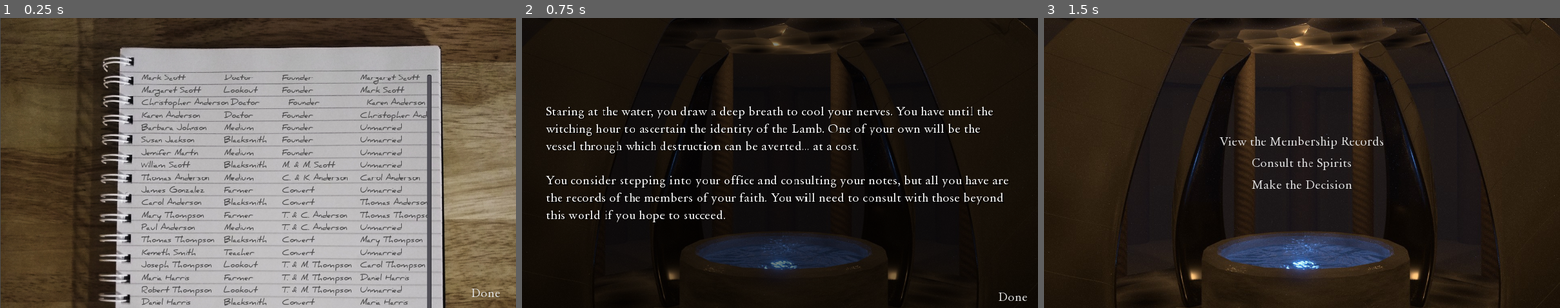
Above: before the commit, frames 1-3 (left to right).
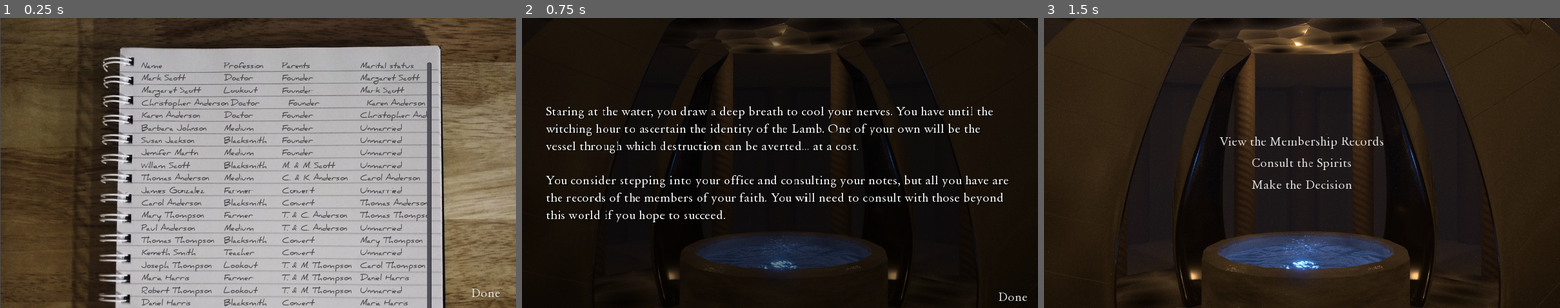
Above: after the commit, the same moments.

Repository: KenYam-Phoenix/finding-the-lamb
Game: Godot game, scene res://scenes/MemberList.tscn
Two runs of this game, one before a commit and one after it. Both use one fixed random seed, a clock stepped at 60 frames per second and the inputs below. This scene is started directly instead of the project's main scene.
Inputs:
- Up to frame 1 (0.25 s): no input
- Up to frame 2 (0.75 s): click "Done" at 0.5 s
- Up to frame 3 (1.5 s): click "Done" at 1.25 s

The runs differ from the first frame. In frame 1, 3.6% of the frame differs, in the area x 27-84%, y 15-100%; in frame 2, nothing differs; in frame 3, nothing differs.

Commit message:
Add header row to member list

Diff:
--- a/scenes/MemberList.tscn
+++ b/scenes/MemberList.tscn
@@ -44,9 +44,9 @@
 anchor_right = 1.0
 anchor_bottom = 1.0
 margin_left = 350.0
-margin_top = 140.0
+margin_top = 110.0
 margin_right = -210.0
-margin_bottom = 100.0
+margin_bottom = 70.0
 rect_pivot_offset = Vector2( 0, 0 )
 rect_clip_content = true
 mouse_filter = 0
--- a/scripts/MemberList.gd
+++ b/scripts/MemberList.gd
@@ -7,6 +7,11 @@
 
 func _ready():
 	audio_bookopen.play()
+	# Make header row
+	var header = obj_memberoverview.instance()
+	vbox_members.add_child(header)
+	header.setup_header()
+	# Fill out member rows
 	var members = Cultmaster.members.values()
 	for next_member in members:
 		var member_overview = obj_memberoverview.instance()
--- a/scripts/MemberOverview.gd
+++ b/scripts/MemberOverview.gd
@@ -5,6 +5,12 @@
 onready var label_profession = $HBoxContainer/Label_Profession
 onready var label_maritalstatus = $HBoxContainer/Label_MaritalStatus
 onready var label_children = $HBoxContainer/Label_Children
+
+func setup_header():
+	label_name.text = "Name"
+	label_parents.text = "Parents"
+	label_profession.text = "Profession"
+	label_maritalstatus.text = "Marital status"
 
 func setup(male, _name, mother_id, father_id, generation, profession, spouse_id, children_ids):
 	label_name.text = _name
